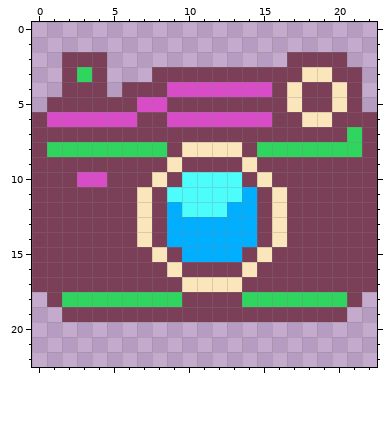
Edited in one commit: pixel-art sprite (docs/assets/favicon.png). That is the earlier state.
The file is 23x23 pixels.
Once edited:
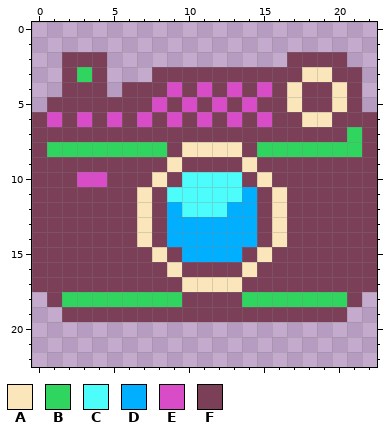
Palette (. is transparent): A #fae6ba  B #30d55f  C #4dfdfc  D #00afff  E #d84cc8  F #7c3f58
Changes in this commit:
@@ x 0..22 @@
  3 ..FBF...FFFFFFFFFFAAFF.
- 4 ..FFF.FFFEEEEEEEFAFFAF.
- 5 .FFFFFFEEFFFFFFFFAFFAF.
- 6 FEEEEEEFFEEEEEEEFFAAFFF
+ 4 ..FFF.FFFEFEFEFEFAFFAF.
+ 5 .FFFFFFFEFEFEFEFFAFFAF.
+ 6 FEFEFEFEFEFEFEFEFFAAFFF
  7 FFFFFFFFFFFFFFFFFFFFFBF
